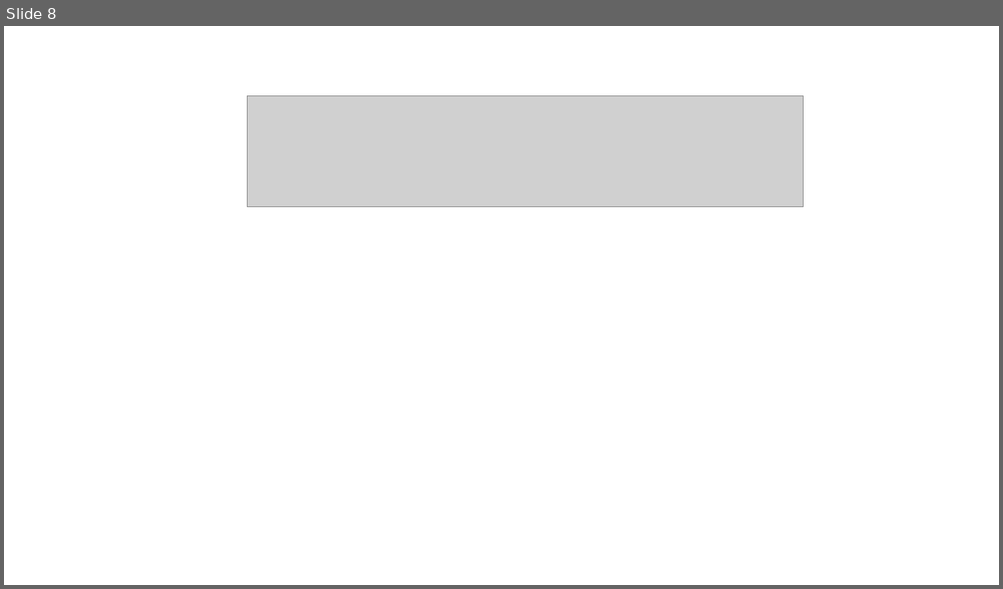
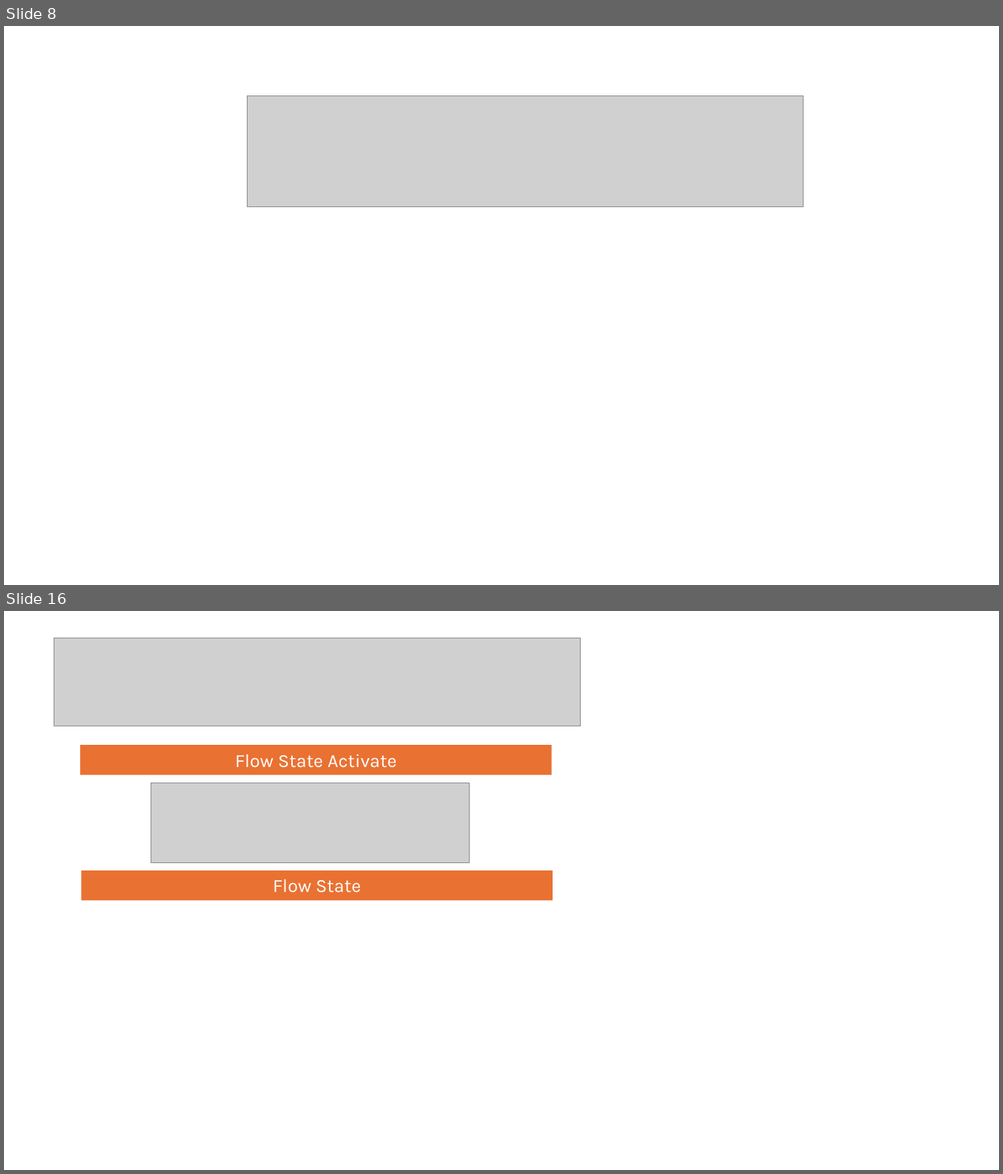
Before and after one commit to ICS485-Project-Reap/ics485-project-reap.github.io, a slide deck: Scenery Layout.pptx. Shown one above the other, each under a label of ours: slide 8 before the commit, slides 8 and 16 after it; the slides between them are not shown. The pictures are 1003x589 and 1003x1174 pixels, drawn with LibreOffice and Linux fonts; fonts in the diff are those of the drawing; grey boxes stand for pictures. Boxes give left, top, right and bottom in pixels: in the first picture for what was removed or moved away, otherwise in the second. Text is boxed around its words. In the diff, an @@ line names an element or a change of style, - is before the commit and + after.

```diff
--- a/Scenery Layout.pptx
+++ b/Scenery Layout.pptx
@@ slide 16 added at <box>4,611,999,1170</box>, background #FFFFFF @@
@@ picture added at <box>54,638,580,726</box> @@
@@ rectangle added at <box>80,745,552,775</box>, fill #E97132, 18 pt, text #FFFFFF @@
+Flow State Activate
@@ picture added at <box>151,783,469,863</box> @@
@@ rectangle added at <box>81,871,552,900</box>, fill #E97132, 18 pt, text #FFFFFF @@
+Flow State
```
Also in this commit, not shown: 18 other slides added, 4 other files.
